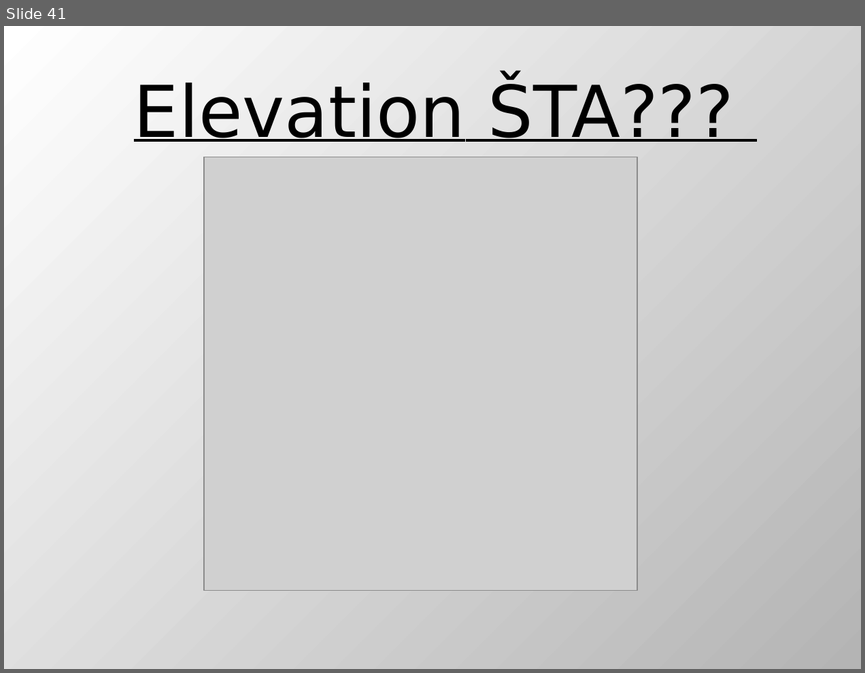
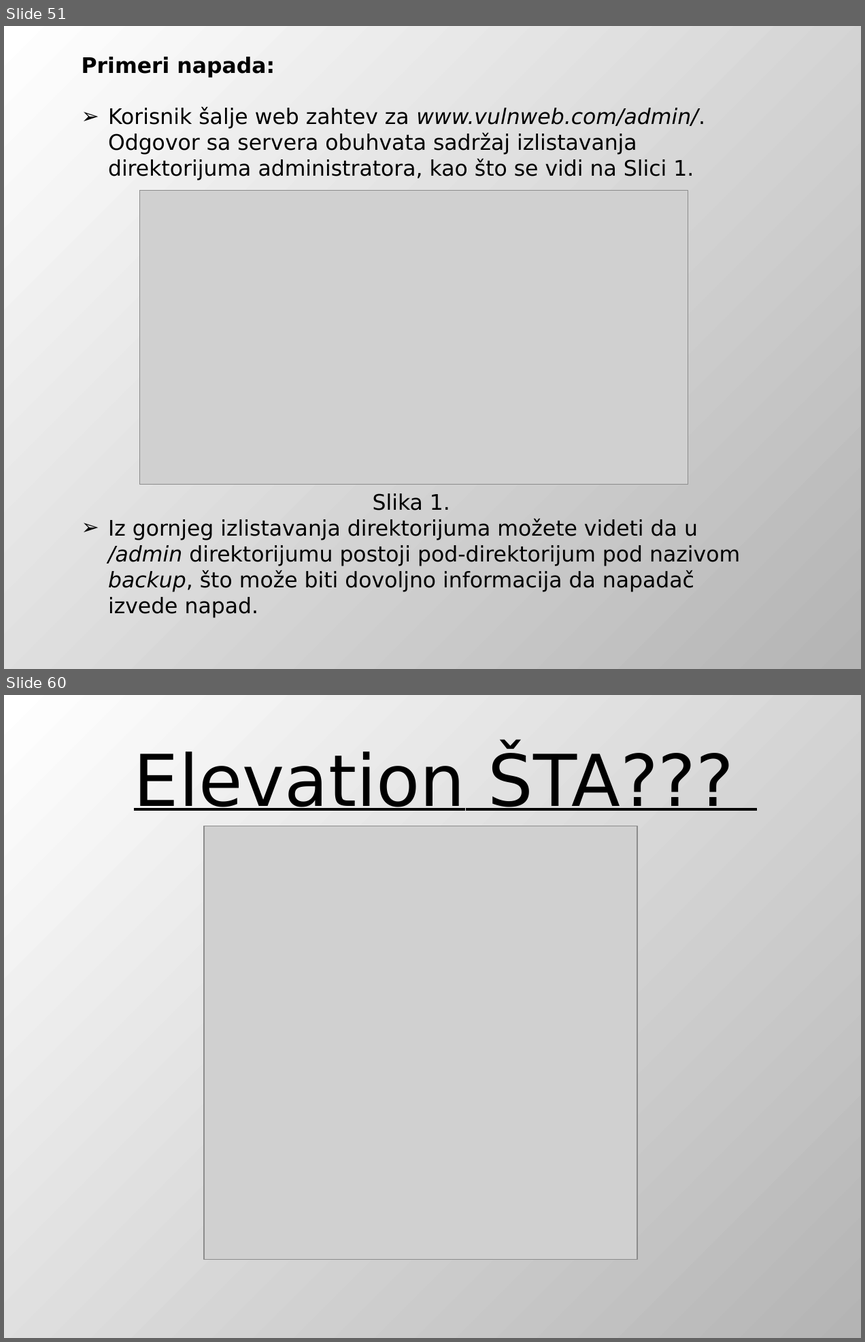
Before and after one commit to DejanUrosevic/XML-Projekat, a slide deck: Model Pretnji.pptx. Shown one above the other, each under a label of ours: slide 41 before the commit, slides 51 and 60 after it; the slides between them are not shown. The pictures are 865x673 and 865x1342 pixels, drawn with LibreOffice and Linux fonts; fonts in the diff are those of the drawing; grey boxes stand for pictures. Boxes give left, top, right and bottom in pixels: in the first picture for what was removed or moved away, otherwise in the second. Text is boxed around its words. In the diff, an @@ line names an element or a change of style, - is before the commit and + after.

```diff
--- a/Model Pretnji.pptx
+++ b/Model Pretnji.pptx
@@ slide 51 added at box(4, 26, 861, 669), background gradient #FFFFFF to #B4B4B4 @@
@@ text added at box(82, 57, 740, 618), 18 pt, text #000000 @@
+Primeri napada:
+➢ Korisnik šalje web zahtev za www.vulnweb.com/admin/. Odgovor sa servera obuhvata sadržaj izlistavanja direktorijuma administratora, kao što se vidi na Slici 1.
+Slika 1.
+➢ Iz gornjeg izlistavanja direktorijuma možete videti da u /admin direktorijumu postoji pod-direktorijum pod nazivom backup, što može biti dovoljno informacija da napadač izvede napad.
@@ picture added at box(139, 191, 687, 484) @@
@@ what was slide 41 is now slide 60 @@
```
Also in this commit, not shown: 7 slides changed, 19 other slides added, 1 slide removed, 3 other files.
